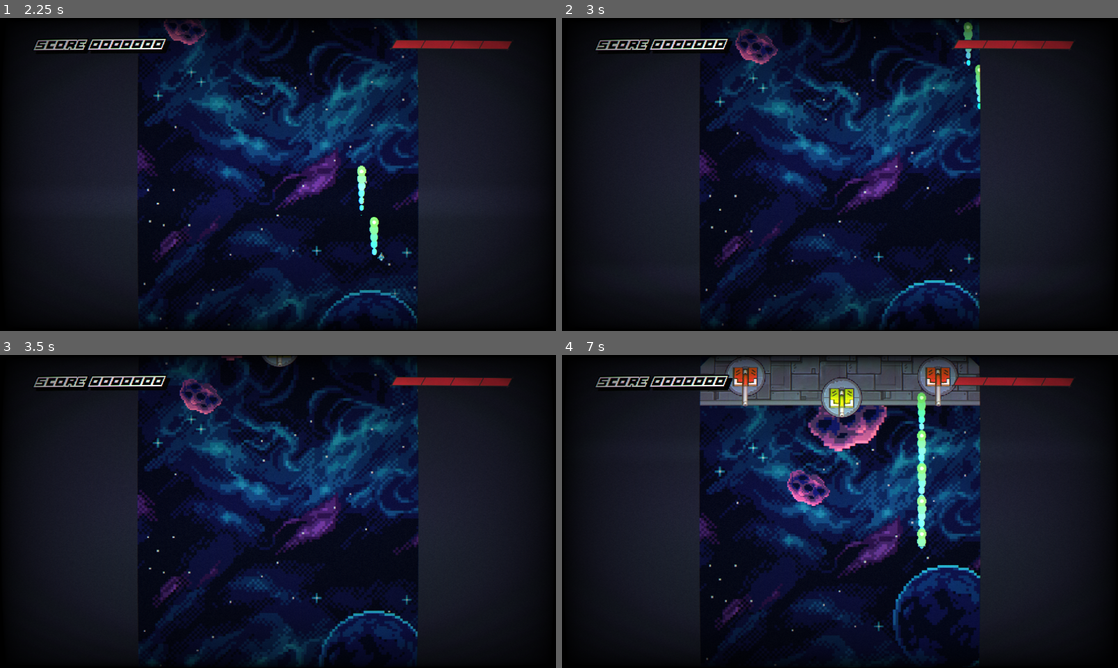
Above: before the commit, frames 1-4 (two rows, left to right).
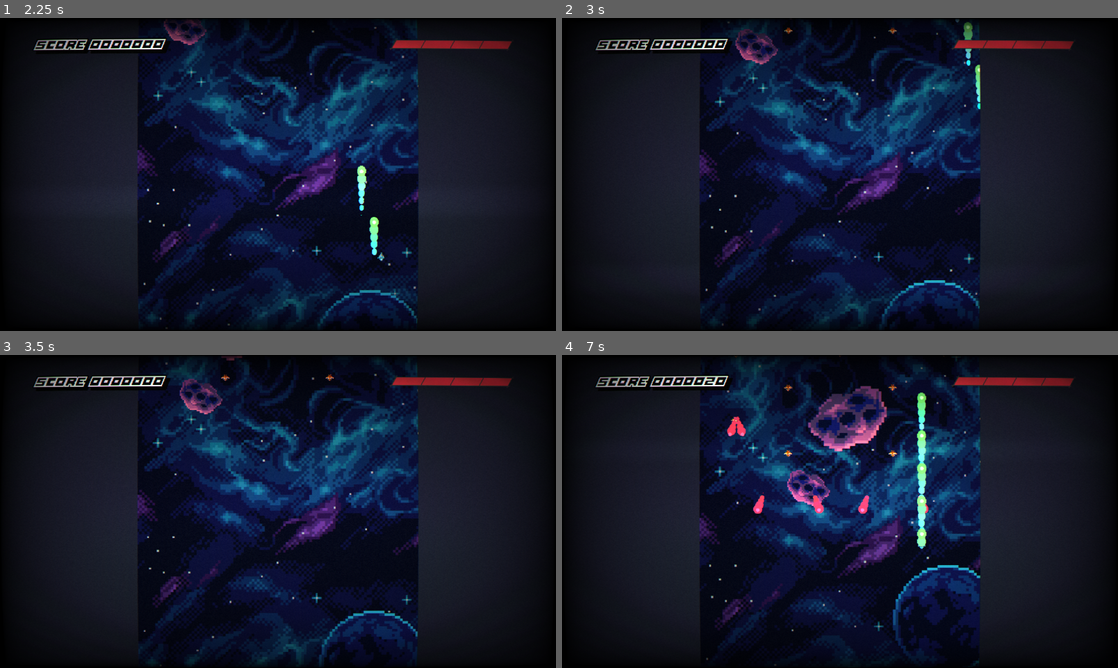
Above: after the commit, the same moments.

Repository: SuperGoon97/BulletJam6
Game: Godot game, scene res://Levels/level_test.tscn
Same seed, same stepped clock (60 frames per second), same inputs: the game is played once before the commit and once after it.
Inputs:
- Up to frame 1 (2.25 s): hold D (move_right) 0.53-1.28 s; hold Space (fire) 0.53-1.28 s; hold S (move_down) 1.28-2.03 s; tap Space (fire) at 1.35 s; hold D (move_right) from 2.03 s (still down); hold Space (fire) from 2.03 s (still down)
- Up to frame 2 (3 s): release D (move_right) at 2.78 s; release Space (fire) at 2.78 s; hold W (move_up) from 2.78 s (still down); tap Space (fire) at 2.85 s
- Up to frame 3 (3.5 s): keep holding W (move_up)
- Up to frame 4 (7 s): release W (move_up) at 3.53 s; hold Space (fire) 3.53-4.28 s; hold A (move_left) 3.53-5.03 s; tap Space (fire) at 4.35, 5.85 s; hold S (move_down) 5.03-5.78 s; hold Space (fire) 5.03-5.78 s; hold D (move_right) 5.78-6.53 s; hold W (move_up) from 6.53 s (still down); hold Space (fire) from 6.53 s (still down)

Frame 1 is identical in both runs. In frame 2, less than 0.1% of the frame differs, in the area x 39-61%, y 0-6%; in frame 3, 0.2%; in frame 4, 7.7%, in the area x 24-76%, y 0-51%.

Commit message:
Waves Sorted

Diff:
--- a/Nodes/Anomalies/anomaly_gravity.gd
+++ b/Nodes/Anomalies/anomaly_gravity.gd
@@ -2,7 +2,7 @@
 
 @onready var anomaly_area: Area2D = $anomaly_area
 @export var is_pull:bool = true
-@export var strength:float = 10.0
+@export var strength:float = 7.5
 var overlapped:Array[Node2D]
 
 func _ready() -> void:
@@ -26,21 +26,26 @@
 			overlapped.remove_at(index)
 
 func _process(delta: float) -> void:
+	super(delta)
 	if is_pull:
 		for node in overlapped:
 			var vec_normal:Vector2 = Vector2(node.global_position - global_position).normalized()
 			if node.direction.angle_to(vec_normal) > 0.05:
 				node.direction = node.direction.rotated(-strength * delta)
-				node.speed = node.speed + (node.speed*delta)
+				if node.speed < 1000:
+					node.speed = node.speed + (node.speed*delta)
 			elif node.direction.angle_to(vec_normal) < 0.05:
 				node.direction = node.direction.rotated(strength * delta)
-				node.speed = node.speed + (node.speed*delta)
+				if node.speed < 1000:
+					node.speed = node.speed + (node.speed*delta)
 	else:
 		for node in overlapped:
 			var vec_normal:Vector2 = Vector2(node.global_position - global_position).normalized()
 			if node.direction.angle_to(vec_normal) > 0.05:
 				node.direction = node.direction.rotated(strength * delta)
-				node.speed = node.speed + (node.speed*delta)
+				if node.speed < 1000:
+					node.speed = node.speed + (node.speed*delta)
 			elif node.direction.angle_to(vec_normal) < 0.05:
 				node.direction = node.direction.rotated(-strength * delta)
-				node.speed = node.speed + (node.speed*delta)
+				if node.speed < 1000:
+					node.speed = node.speed + (node.speed*delta)
--- a/Nodes/Bosses/boss.gd
+++ b/Nodes/Bosses/boss.gd
@@ -1,6 +1,7 @@
 class_name Boss extends Node2D
 
 signal destroyed_by_player(score_to_give:int)
+signal boss_destroyed()
 
 @onready var boss_turret_1: BossTurretSide = $boss_turret_1
 @onready var boss_turret_2: BossTurretSide = $boss_turret_2
@@ -8,7 +9,7 @@
 @onready var boss_animations: AnimationPlayer = $boss_animations
 
 var spawn_pos :Vector2 = Vector2(0.0 , -550)
-var target_pos :Vector2 = Vector2(0.0 , -210)
+var target_pos :Vector2 = Vector2(0.0 , -250)
 var active :bool = false
 var dead :bool = false
 var score_value = 1000
@@ -39,3 +40,4 @@
 	Gf.screen_shake_for_duration(8.0,2.0,10.0)
 	boss_animations.play("boss_death_animation")
 	destroyed_by_player.emit(score_value)
+	boss_destroyed.emit()
--- a/Nodes/Bullets/bullet.gd
+++ b/Nodes/Bullets/bullet.gd
@@ -7,6 +7,7 @@
 @onready var bullet_sprite: Sprite2D = $bullet_sprite
 @onready var bullet_trail_particle: BulletTrailParticle = $bullet_sprite/bullet_trail_particle
 @onready var bullet_auto_cleanup_timer: Timer = $bullet_auto_cleanup_timer
+@onready var bullet_hitbox: HitBox = $bullet_hitbox
 
 var direction:Vector2 = Vector2(1.0,0.0)
 
--- a/Nodes/Enemies/enemy.tscn
+++ b/Nodes/Enemies/enemy.tscn
@@ -111,6 +111,7 @@
 [node name="enemy_moving_components" type="Node2D" parent="."]
 
 [node name="enemy_hitbox" parent="enemy_moving_components" node_paths=PackedStringArray("owner_root_node") instance=ExtResource("12_rhad5")]
+scale = Vector2(1.5, 1.5)
 collision_layer = 2
 collision_mask = 0
 owner_root_node = NodePath("../..")
--- a/Nodes/Mangers/wave_manager.gd
+++ b/Nodes/Mangers/wave_manager.gd
@@ -31,13 +31,14 @@
 @onready var anomaly_spawner_1: AnomalySpawner = $anomaly_spawner_1
 @onready var anomaly_spawner_2: AnomalySpawner = $anomaly_spawner_2
 @onready var anomaly_spawner_3: AnomalySpawner = $anomaly_spawner_3
+@onready var anomaly_spawner_4: AnomalySpawner = $anomaly_spawner_4
+@onready var anomaly_spawner_5: AnomalySpawner = $anomaly_spawner_5
 
-@onready var anom_spawner_array:Array[AnomalySpawner] = [anomaly_spawner_0,anomaly_spawner_1,anomaly_spawner_2,anomaly_spawner_3]
+@onready var anom_spawner_array:Array[AnomalySpawner] = [anomaly_spawner_0,anomaly_spawner_1,anomaly_spawner_2,anomaly_spawner_3,anomaly_spawner_4,anomaly_spawner_5]
 
 func _ready() -> void:
 	is_ready.emit("wave_manager")
-	spawn_boss(BOSS)
-	#run_waves()
+	run_waves()
 
 func spawn_at(location:int , speed:float , direction:Vector2 , type:Gv.ET , score):
 	var new_enemy :Enemy
@@ -47,16 +48,16 @@
 func spawn_wave(wave_script :GDScript):
 	var n_wave_node:WaveNode = WAVE_NODE.instantiate()
 	add_child(n_wave_node)
+	n_wave_node.spawn.connect(spawn_at)
 	n_wave_node.set("wave",wave_script.new())
-	n_wave_node.spawn.connect(spawn_at)
 
-##Spawns an anomaly at given location 0-3 inclusive moving along the given direction at the given speed, increases in size to given desired_scale over scale time
+##Spawns an anomaly at given location 0-5 inclusive moving along the given direction at the given speed, increases in size to given desired_scale over scale time
 func spawn_anomaly_at(anomaly:PackedScene,location:int,direction:Vector2,speed:float,final_scale:Vector2 = Vector2(1.0,1.0),scale_time:float = 1.0):
 	var parent_spawner:AnomalySpawner = anom_spawner_array[location]
 	var new_anomaly:Anomaly = anomaly.instantiate()
 	parent_spawner.add_child(new_anomaly)
 	new_anomaly.global_position = parent_spawner.global_position
-	new_anomaly.dir = direction
+	new_anomaly.dir = direction.normalized()
 	new_anomaly.speed = speed
 	new_anomaly.final_scale = final_scale
 	new_anomaly.time_to_reach_final_scale = scale_time
@@ -64,6 +65,7 @@
 
 func run_waves():
 	wave_manager_anim_player.play("stage_one")
+	#wave_manager_anim_player.play_section("stage_one" , 120)
 
 func spawn_boss(boss:PackedScene):
 	var new_boss :Boss = boss.instantiate()
--- a/Nodes/Mangers/wave_manager.tscn
+++ b/Nodes/Mangers/wave_manager.tscn
@@ -7,13 +7,12 @@
 [ext_resource type="Script" uid="uid://da3ldjnr1hjjp" path="res://Nodes/Waves/wave_diagonals.gd" id="5_6ht7w"]
 [ext_resource type="PackedScene" uid="uid://dl3wipeccja4" path="res://Nodes/Spawners/anomaly_spawner.tscn" id="6_6ht7w"]
 [ext_resource type="PackedScene" uid="uid://br7w7yscvgl8v" path="res://Nodes/Anomalies/anomaly_duplicating.tscn" id="6_28mji"]
-
-[sub_resource type="Animation" id="Animation_6ce0h"]
-resource_name = "boss_one"
+[ext_resource type="PackedScene" uid="uid://dnxro828p1407" path="res://Nodes/Bosses/boss.tscn" id="6_dnwuy"]
+[ext_resource type="PackedScene" uid="uid://d262lwgyrsfb8" path="res://Nodes/Anomalies/anomaly_gravity.tscn" id="7_x73w2"]
 
 [sub_resource type="Animation" id="Animation_20f0v"]
 resource_name = "stage_one"
-length = 30.0
+length = 180.0
 tracks/0/type = "method"
 tracks/0/imported = false
 tracks/0/enabled = true
@@ -21,8 +20,8 @@
 tracks/0/interp = 1
 tracks/0/loop_wrap = true
 tracks/0/keys = {
-"times": PackedFloat32Array(3, 9, 12),
-"transitions": PackedFloat32Array(1, 1, 1),
+"times": PackedFloat32Array(2.06667, 8.1, 14.0333, 20.0667, 26.0333, 34, 42.0667, 50, 60.0333, 69.7, 75.7333, 81.6667, 87.7, 100.733, 108.667, 120.067),
+"transitions": PackedFloat32Array(1, 1, 1, 1, 1, 1, 1, 1, 1, 1, 1, 1, 1, 1, 1, 1),
 "values": [{
 "args": [ExtResource("3_sppsi")],
 "method": &"spawn_wave"
@@ -32,6 +31,45 @@
 }, {
 "args": [ExtResource("5_6ht7w")],
 "method": &"spawn_wave"
+}, {
+"args": [ExtResource("3_sppsi")],
+"method": &"spawn_wave"
+}, {
+"args": [ExtResource("3_sppsi")],
+"method": &"spawn_wave"
+}, {
+"args": [ExtResource("5_6ht7w")],
+"method": &"spawn_wave"
+}, {
+"args": [ExtResource("3_sppsi")],
+"method": &"spawn_wave"
+}, {
+"args": [ExtResource("4_6ce0h")],
+"method": &"spawn_wave"
+}, {
+"args": [ExtResource("4_6ce0h")],
+"method": &"spawn_wave"
+}, {
+"args": [ExtResource("3_sppsi")],
+"method": &"spawn_wave"
+}, {
+"args": [ExtResource("4_6ce0h")],
+"method": &"spawn_wave"
+}, {
+"args": [ExtResource("5_6ht7w")],
+"method": &"spawn_wave"
+}, {
+"args": [ExtResource("3_sppsi")],
+"method": &"spawn_wave"
+}, {
+"args": [ExtResource("3_sppsi")],
+"method": &"spawn_wave"
+}, {
+"args": [ExtResource("4_6ce0h")],
+"method": &"spawn_wave"
+}, {
+"args": [ExtResource("6_dnwuy")],
+"method": &"spawn_boss"
 }]
 }
 tracks/1/type = "method"
@@ -41,17 +79,43 @@
 tracks/1/interp = 1
 tracks/1/loop_wrap = true
 tracks/1/keys = {
-"times": PackedFloat32Array(4.06667),
-"transitions": PackedFloat32Array(1),
+"times": PackedFloat32Array(20.6667, 44.8667, 61.5333, 62.8333, 80.7667, 104.767, 125.967, 129.867, 151.1, 177.133),
+"transitions": PackedFloat32Array(1, 1, 1, 1, 1, 1, 1, 1, 1, 1),
 "values": [{
-"args": [ExtResource("6_28mji"), 2, Vector2(1, -1), 10.0, Vector2(10, 10), 10.0],
+"args": [ExtResource("6_28mji"), 2, Vector2(1, -1), 60.0, Vector2(10, 10), 3.0],
+"method": &"spawn_anomaly_at"
+}, {
+"args": [ExtResource("7_x73w2"), 5, Vector2(-1, 0), 20.0, Vector2(5, 5), 5.0],
+"method": &"spawn_anomaly_at"
+}, {
+"args": [ExtResource("6_28mji"), 1, Vector2(-2, -1), 60.0, Vector2(10, 10), 3.0],
+"method": &"spawn_anomaly_at"
+}, {
+"args": [ExtResource("6_28mji"), 4, Vector2(3, -1), 60.0, Vector2(10, 10), 3.0],
+"method": &"spawn_anomaly_at"
+}, {
+"args": [ExtResource("7_x73w2"), 3, Vector2(-1, -2), 20.0, Vector2(5, 5), 5.0],
+"method": &"spawn_anomaly_at"
+}, {
+"args": [ExtResource("6_28mji"), 0, Vector2(1, 1), 60.0, Vector2(10, 10), 3.0],
+"method": &"spawn_anomaly_at"
+}, {
+"args": [ExtResource("6_28mji"), 2, Vector2(1, -1), 60.0, Vector2(10, 10), 3.0],
+"method": &"spawn_anomaly_at"
+}, {
+"args": [ExtResource("7_x73w2"), 5, Vector2(-1, 0), 20.0, Vector2(5, 5), 5.0],
+"method": &"spawn_anomaly_at"
+}, {
+"args": [ExtResource("6_28mji"), 5, Vector2(-1, -1), 60.0, Vector2(10, 10), 3.0],
+"method": &"spawn_anomaly_at"
+}, {
+"args": [ExtResource("7_x73w2"), 4, Vector2(1, 0), 20.0, Vector2(5, 5), 5.0],
 "method": &"spawn_anomaly_at"
 }]
 }
 
 [sub_resource type="AnimationLibrary" id="AnimationLibrary_6ce0h"]
 _data = {
-&"boss_one": SubResource("Animation_6ce0h"),
 &"stage_one": SubResource("Animation_20f0v")
 }
 
@@ -60,37 +124,37 @@
 script = ExtResource("1_gqslp")
 
 [node name="enemy_spawner0" parent="." instance=ExtResource("2_mrpt4")]
-position = Vector2(-600, -350)
+position = Vector2(-360, -380)
 
 [node name="enemy_spawner1" parent="." instance=ExtResource("2_mrpt4")]
-position = Vector2(-400, -350)
+position = Vector2(-240, -380)
 
 [node name="enemy_spawner2" parent="." instance=ExtResource("2_mrpt4")]
-position = Vector2(-200, -350)
+position = Vector2(-120, -380)
 
 [node name="enemy_spawner3" parent="." instance=ExtResource("2_mrpt4")]
-position = Vector2(0, -350)
+position = Vector2(0, -380)
 
 [node name="enemy_spawner4" parent="." instance=ExtResource("2_mrpt4")]
-position = Vector2(200, -350)
+position = Vector2(120, -380)
 
 [node name="enemy_spawner5" parent="." instance=ExtResource("2_mrpt4")]
-position = Vector2(400, -350)
+position = Vector2(240, -380)
 
 [node name="enemy_spawner6" parent="." instance=ExtResource("2_mrpt4")]
-position = Vector2(600, -350)
+position = Vector2(360, -380)
 
 [node name="enemy_spawner7" parent="." instance=ExtResource("2_mrpt4")]
-position = Vector2(-600, -200)
+position = Vector2(-360, -280)
 
 [node name="enemy_spawner8" parent="." instance=ExtResource("2_mrpt4")]
-position = Vector2(-600, -50)
+position = Vector2(-360, -180)
 
 [node name="enemy_spawner9" parent="." instance=ExtResource("2_mrpt4")]
-position = Vector2(600, -200)
+position = Vector2(360, -280)
 
 [node name="enemy_spawner10" parent="." instance=ExtResource("2_mrpt4")]
-position = Vector2(600, -50)
+position = Vector2(360, -180)
 
 [node name="wave_manager_anim_player" type="AnimationPlayer" parent="."]
 libraries = {
@@ -98,15 +162,21 @@
 }
 
 [node name="anomaly_spawner_0" parent="." instance=ExtResource("6_6ht7w")]
-position = Vector2(-650, -400)
+position = Vector2(-400, -400)
 
 [node name="anomaly_spawner_1" parent="." instance=ExtResource("6_6ht7w")]
-position = Vector2(650, -400)
+position = Vector2(400, -400)
 
 [node name="anomaly_spawner_2" parent="." instance=ExtResource("6_6ht7w")]
-position = Vector2(-650, 400)
+position = Vector2(-400, 400)
 
 [node name="anomaly_spawner_3" parent="." instance=ExtResource("6_6ht7w")]
-position = Vector2(650, 400)
+position = Vector2(400, 400)
+
+[node name="anomaly_spawner_4" parent="." instance=ExtResource("6_6ht7w")]
+position = Vector2(-400, 0)
+
+[node name="anomaly_spawner_5" parent="." instance=ExtResource("6_6ht7w")]
+position = Vector2(400, 0)
 
 [connection signal="animation_finished" from="wave_manager_anim_player" to="." method="_on_wave_manager_anim_player_animation_finished"]
--- a/Nodes/Player/player.tscn
+++ b/Nodes/Player/player.tscn
@@ -105,6 +105,7 @@
 sprite_frames = SubResource("SpriteFrames_nussk")
 
 [node name="player_hitbox" parent="." node_paths=PackedStringArray("owner_root_node") instance=ExtResource("16_jexjf")]
+scale = Vector2(0.9, 0.9)
 owner_root_node = NodePath("..")
 
 [node name="bullet_spawner" parent="." instance=ExtResource("3_lkjqq")]
Not shown: 1 places in Nodes/Mangers/wave_manager.tscn that only renumber resources
